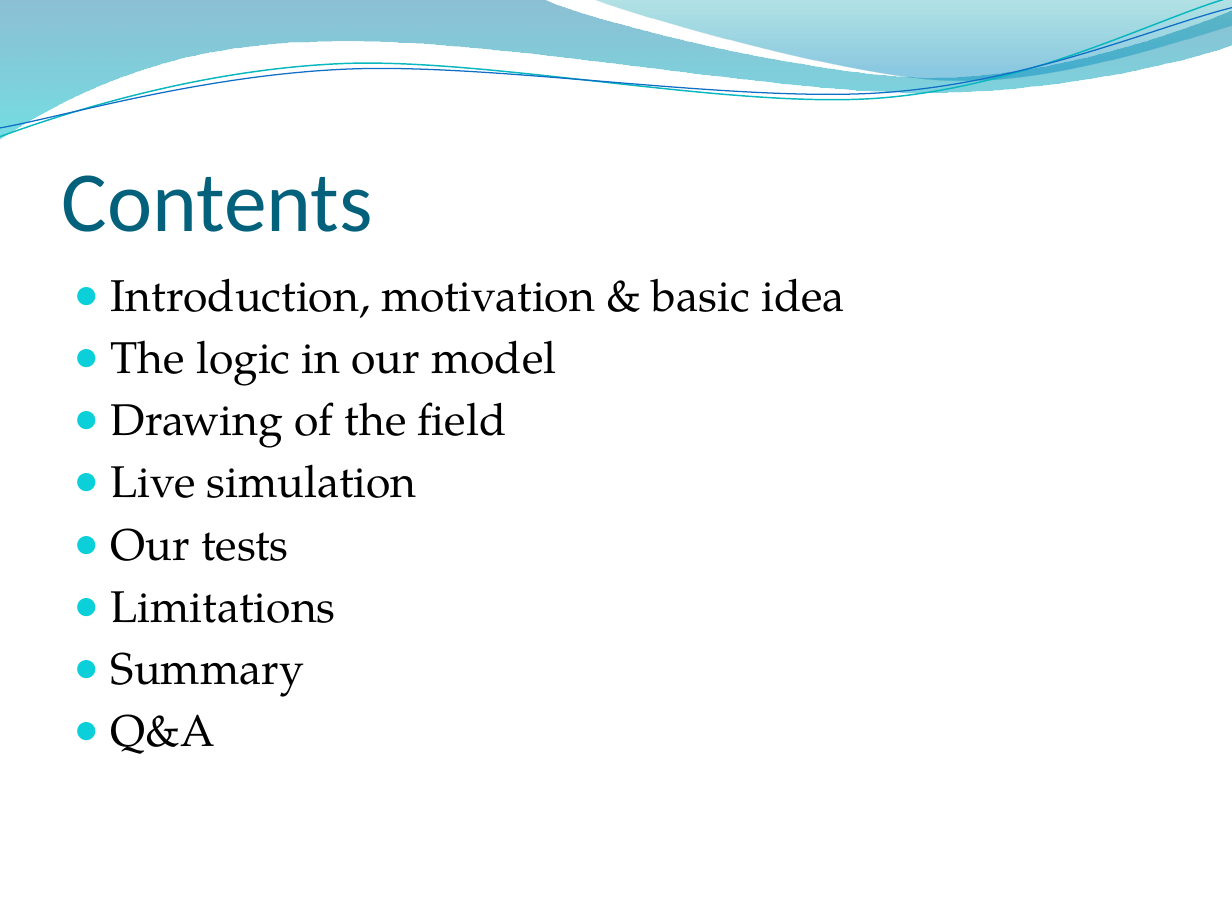
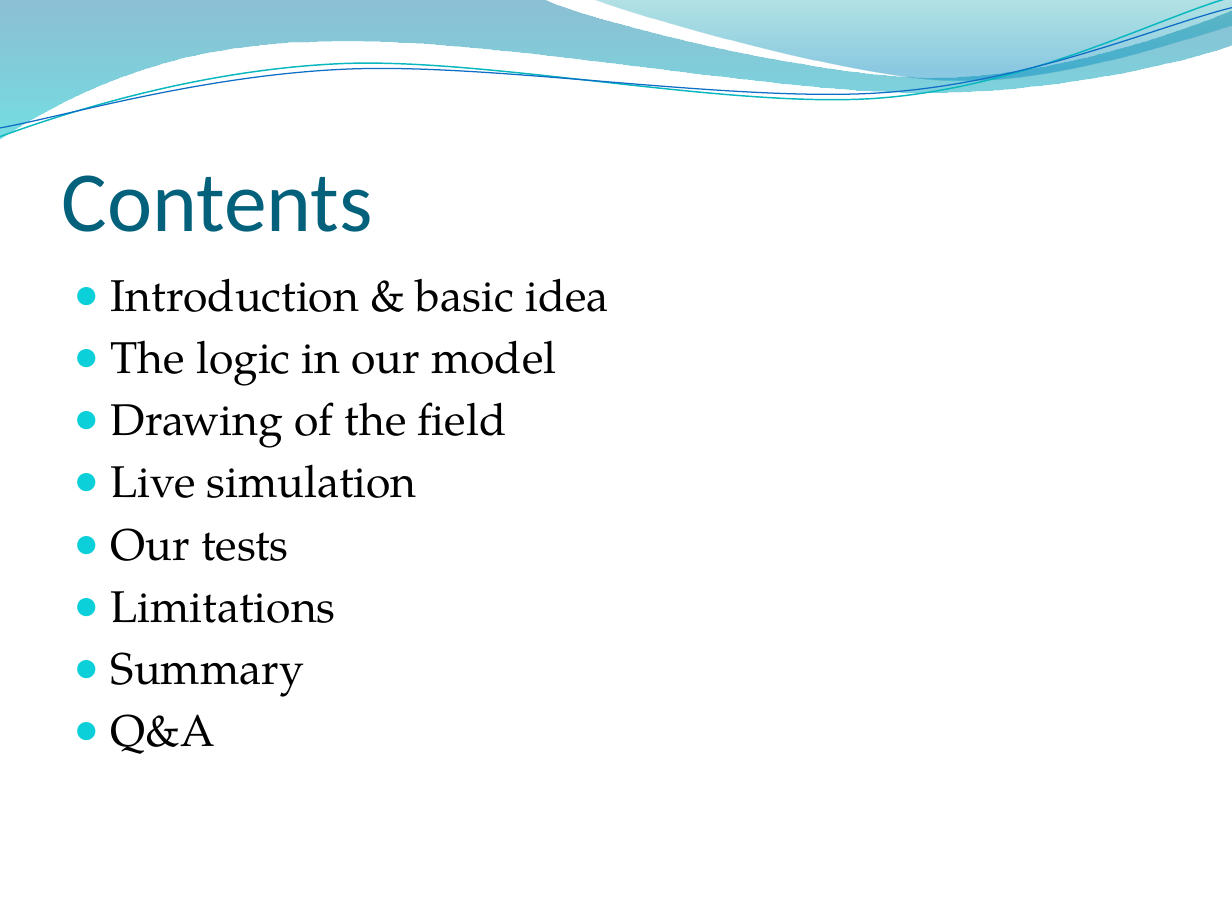
Before and after one commit to ratheile/MSSSM, a slide deck: slide 2 of presentation/Presentation.pptx. Drawn at 1232x924 pixels with LibreOffice and Linux fonts; fonts in the diff are those of the drawing; background and template pictures are left out. Boxes give left, top, right and bottom in pixels: in the first picture for what was removed or moved away, otherwise in the second. Text is boxed around its words. In the diff, an @@ line names an element or a change of style, - is before the commit and + after.

```diff
--- a/presentation/Presentation.pptx
+++ b/presentation/Presentation.pptx
@@ text at (x1=111, y1=278, x2=608, y2=312): text changed @@
-● Introduction, motivation & basic idea
+● Introduction & basic idea
```
Also in this commit, not shown: 7 other slides changed.
